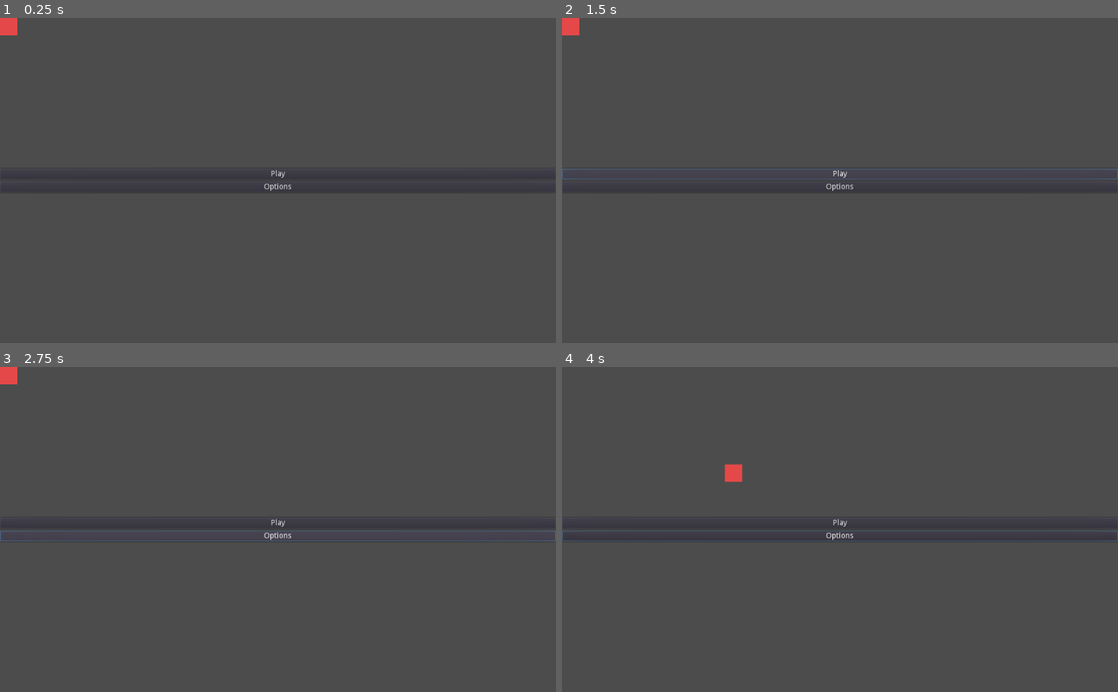
Above: before the commit, frames 1-4 (two rows, left to right).
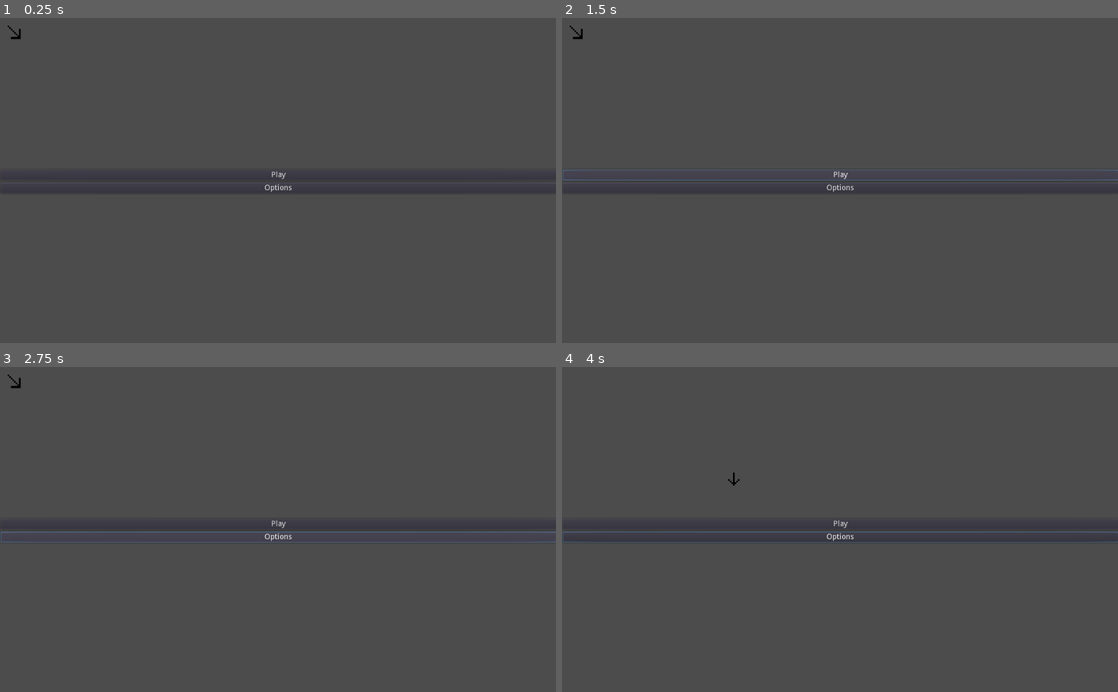
Above: after the commit, the same moments.

Repository: JeffKazuk/BloodQuest
Game: Godot game, scene res://Scenes/Main/MAIN.tscn
Same seed, same stepped clock (60 frames per second), same inputs: the game is played once before the commit and once after it. After the commit the project has no main scene; this scene is started directly in both runs.
Inputs (mouse positions are in pixels of both pictures, inside the frame that each line leads up to):
- Up to frame 1 (0.25 s): no input
- Up to frame 2 (1.5 s): click "Play" at 0.5 s; click "Play" at 1.25 s
- Up to frame 3 (2.75 s): click "Options" at 2 s
- Up to frame 4 (4 s): move the mouse to (962, 513) at 2.77 s; hold D (right) 2.78-3.53 s; move the mouse to (728, 545) at 3.52 s; hold S (down) from 3.53 s (still down)

The runs differ from the first frame. In frame 1, 0.4% of the frame differs, in the area x 0-99%, y 0-54%; in frame 2, 0.9%; in frame 3, 1.5%, in the area x 0-100%, y 0-55%; in frame 4, 1.4%.

Commit message:
Modified Player Character
Made the character look in the direction of the mouse based on an 8 direction system. Also added placeholder sprites

Diff:
--- a/Scenes/Main/MAIN.tscn
+++ b/Scenes/Main/MAIN.tscn
@@ -4,8 +4,11 @@
 [ext_resource path="res://Scenes/UI/menuSceneTemplate.tscn" type="PackedScene" id=2]
 
 [node name="ROOT" type="Node2D"]
-editor/display_folded = true
 
 [node name="p" parent="." instance=ExtResource( 1 )]
 
 [node name="menuSceneTemplate" parent="." instance=ExtResource( 2 )]
+margin_left = 1.0
+margin_top = 2.0
+margin_right = 1025.0
+margin_bottom = 602.0
--- a/Scenes/Player/Player.tscn
+++ b/Scenes/Player/Player.tscn
@@ -1,21 +1,74 @@
-[gd_scene load_steps=4 format=2]
+[gd_scene load_steps=12 format=2]
 
 [ext_resource path="res://Scripts/PlayerController.gd" type="Script" id=1]
-[ext_resource path="res://Sprites/playerTEMP.png" type="Texture" id=2]
+[ext_resource path="res://Scripts/sprite_2.png" type="Texture" id=2]
+[ext_resource path="res://Scripts/sprite_6.png" type="Texture" id=3]
+[ext_resource path="res://Scripts/sprite_0.png" type="Texture" id=4]
+[ext_resource path="res://Scripts/sprite_7.png" type="Texture" id=5]
+[ext_resource path="res://Scripts/sprite_4.png" type="Texture" id=6]
+[ext_resource path="res://Scripts/sprite_5.png" type="Texture" id=7]
+[ext_resource path="res://Scripts/sprite_3.png" type="Texture" id=8]
+[ext_resource path="res://Scripts/sprite_1.png" type="Texture" id=9]
 
 [sub_resource type="RectangleShape2D" id=1]
 extents = Vector2( 16, 16 )
 
+[sub_resource type="SpriteFrames" id=2]
+animations = [ {
+"frames": [ ExtResource( 2 ) ],
+"loop": true,
+"name": "N",
+"speed": 5.0
+}, {
+"frames": [ ExtResource( 3 ) ],
+"loop": true,
+"name": "S",
+"speed": 5.0
+}, {
+"frames": [ ExtResource( 4 ) ],
+"loop": true,
+"name": "E",
+"speed": 5.0
+}, {
+"frames": [ ExtResource( 5 ) ],
+"loop": true,
+"name": "SE",
+"speed": 5.0
+}, {
+"frames": [ ExtResource( 6 ) ],
+"loop": true,
+"name": "W",
+"speed": 5.0
+}, {
+"frames": [ ExtResource( 7 ) ],
+"loop": true,
+"name": "SW",
+"speed": 5.0
+}, {
+"frames": [ ExtResource( 8 ) ],
+"loop": true,
+"name": "NW",
+"speed": 5.0
+}, {
+"frames": [ ExtResource( 9 ) ],
+"loop": true,
+"name": "NE",
+"speed": 5.0
+} ]
+
 [node name="Player" type="Node2D"]
-editor/display_folded = true
 position = Vector2( 16, 16 )
 
 [node name="Area2D" type="Area2D" parent="."]
-editor/display_folded = true
 script = ExtResource( 1 )
+__meta__ = {
+"_edit_group_": true
+}
 
 [node name="CollisionShape2D" type="CollisionShape2D" parent="Area2D"]
 shape = SubResource( 1 )
 
-[node name="Sprite" type="Sprite" parent="Area2D"]
-texture = ExtResource( 2 )
+[node name="AnimatedSprite" type="AnimatedSprite" parent="Area2D"]
+scale = Vector2( 3, 3 )
+frames = SubResource( 2 )
+animation = "N"
--- a/Scripts/PlayerController.gd
+++ b/Scripts/PlayerController.gd
@@ -2,9 +2,31 @@
 
 export var speed = 400  # How fast the player will move (pixels/sec).
 
+func update_direction():
+    var angle = get_global_mouse_position().angle_to_point(position)
+    print(angle)
+    if angle > PI/8 && angle < 3*PI/8:
+        $AnimatedSprite.animation = 'SE'
+    if angle > 3*PI/8 && angle < 5*PI/8:
+        $AnimatedSprite.animation = 'S'
+    if angle > 5*PI/8 && angle < 7*PI/8:
+        $AnimatedSprite.animation = 'SW'
+    if angle > 7*PI/8 && angle < PI:
+        $AnimatedSprite.animation = 'W'
+    if angle > -PI/8 && angle < PI/8:
+        $AnimatedSprite.animation = 'E'
+    if angle > -3*PI/8 && angle < -PI/8:
+        $AnimatedSprite.animation = 'NE'
+    if angle > -5*PI/8 && angle < -3*PI/8:
+        $AnimatedSprite.animation = 'N'
+    if angle > -7*PI/8 && angle < -5*PI/8:
+        $AnimatedSprite.animation = 'NW'
+    if angle > -PI && angle < -7*PI/8:
+        $AnimatedSprite.animation = 'W'
 #function thats called every delta second
 func _process(delta):
     var velocity = Vector2()  # The player's movement vector.
+    update_direction()
     if Input.is_action_pressed("right"):
         velocity.x += 100
     if Input.is_action_pressed("left"):
--- /dev/null
+++ b/default_env.tres
@@ -0,0 +1,7 @@
+[gd_resource type="Environment" load_steps=2 format=2]
+
+[sub_resource type="ProceduralSky" id=1]
+
+[resource]
+background_mode = 2
+background_sky = SubResource( 1 )
--- a/project.godot
+++ b/project.godot
@@ -16,7 +16,7 @@
 [application]
 
 config/name="test"
-run/main_scene="res://Scenes/Main/MAIN.tscn"
+run/main_scene="res://Scenes/Main/test.tscn"
 config/icon="res://Sprites/icon.png"
 
 [input]
@@ -64,3 +64,4 @@
 quality/driver/driver_name="GLES2"
 vram_compression/import_etc=true
 vram_compression/import_etc2=false
+environment/default_environment="res://default_env.tres"
Binary file added: Scripts/sprite_0.png
Not shown, added: Scripts/sprite_0.png.import
Binary file added: Scripts/sprite_1.png
Not shown, added: Scripts/sprite_1.png.import
Binary file added: Scripts/sprite_2.png
Not shown, added: Scripts/sprite_2.png.import
Binary file added: Scripts/sprite_3.png
Not shown, added: Scripts/sprite_3.png.import
Binary file added: Scripts/sprite_4.png
Not shown, added: Scripts/sprite_4.png.import
Binary file added: Scripts/sprite_5.png
Not shown, added: Scripts/sprite_5.png.import
(and 4 more such lines)
